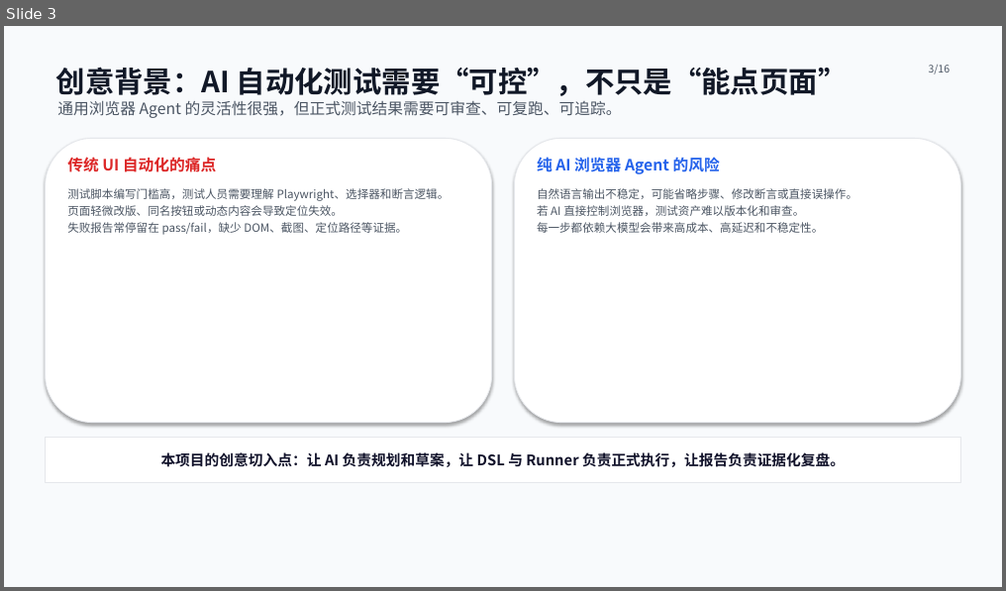
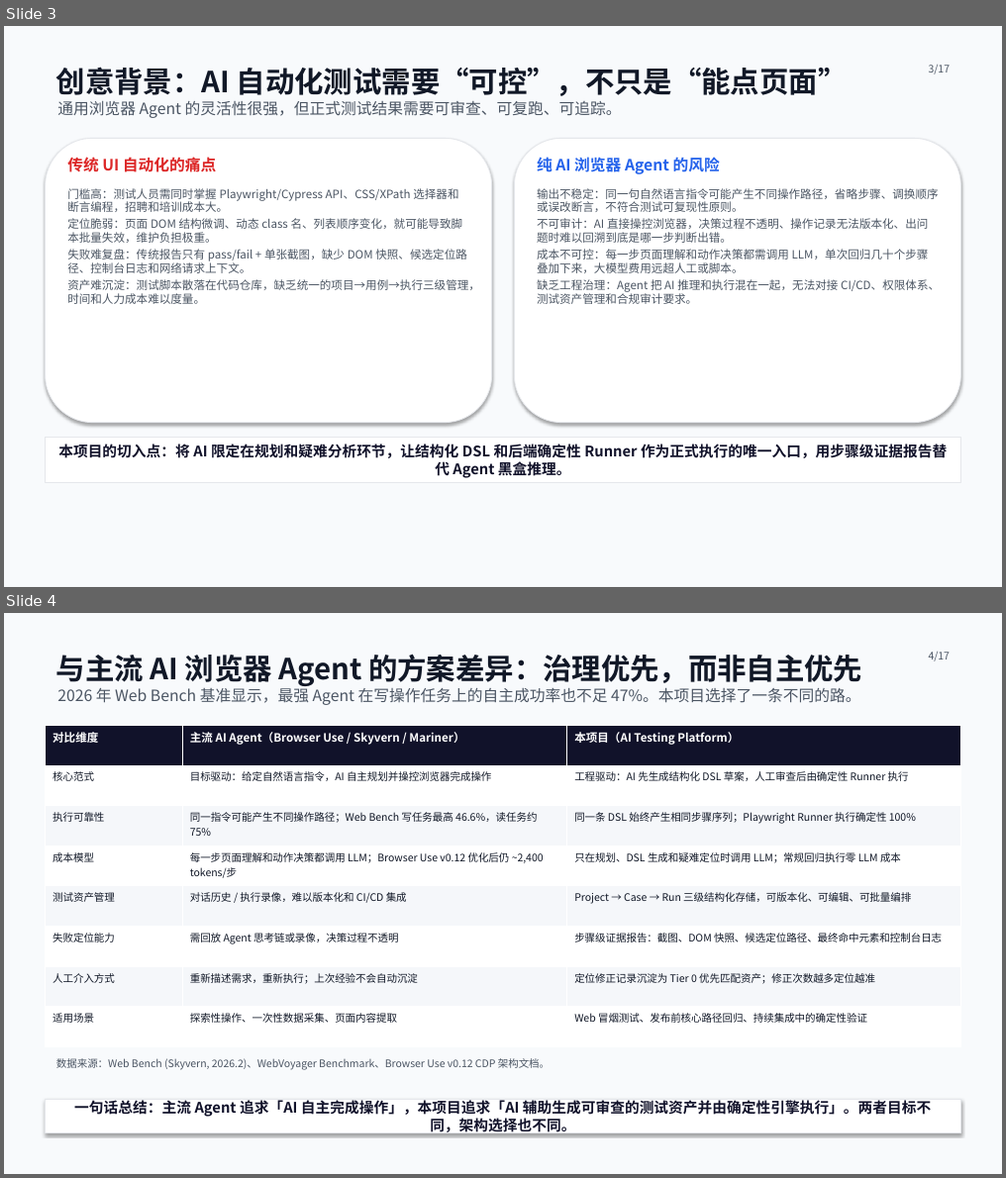
Before and after one commit to Asukadaisiki/AI_Web_Testing, a slide deck: decks/ai-web-testing-review/build/ai-web-testing-v4.pptx. Shown one above the other, each under a label of ours: slide 3 before the commit, slides 3 and 4 after it. The pictures are 1006x591 and 1006x1178 pixels, drawn with LibreOffice and Linux fonts; fonts in the diff are those of the drawing. Boxes give left, top, right and bottom in pixels: in the first picture for what was removed or moved away, otherwise in the second. Text is boxed around its words. In the diff, an @@ line names an element or a change of style, - is before the commit and + after.

```diff
--- a/decks/ai-web-testing-review/build/ai-web-testing-v4.pptx
+++ b/decks/ai-web-testing-review/build/ai-web-testing-v4.pptx
@@ slide 4 added at (x1=4, y1=613, x2=1002, y2=1174), background #FFFFFF @@
@@ rectangle added at (x1=4, y1=613, x2=1002, y2=1174), fill #F8FAFC @@
@@ text added at (x1=56, y1=654, x2=862, y2=686), 28 pt, text #111827, bold @@
+与主流 AI 浏览器 Agent 的方案差异：治理优先，而非自主优先
@@ text added at (x1=929, y1=652, x2=950, y2=662), 10 pt, text #4B5563 @@
+4/17
@@ text added at (x1=57, y1=685, x2=860, y2=705), 15 pt, text #4B5563 @@
+2026 年 Web Bench 基准显示，最强 Agent 在写操作任务上的自主成功率也不足 47%。本项目选择了一条不同的路。
@@ table added at (x1=46, y1=725, x2=960, y2=1048), 8 rows, 3 columns @@
+对比维度 | 主流 AI Agent（Browser Use / Skyvern / Mariner） | 本项目（AI Testing Platform）
+核心范式 | 目标驱动：给定自然语言指令，AI 自主规划并操控浏览器完成操作 | 工程驱动：AI 先生成结构化 DSL 草案，人工审查后由确定性 Runner 执行
+执行可靠性 | 同一指令可能产生不同操作路径；Web Bench 写任务最高 46.6%，读任务约 75% | 同一条 DSL 始终产生相同步骤序列；Playwright Runner 执行确定性 100%
+成本模型 | 每一步页面理解和动作决策都调用 LLM；Browser Use v0.12 优化后仍 ~2,400 tokens/步 | 只在规划、DSL 生成和疑难定位时调用 LLM；常规回归执行零 LLM 成本
+测试资产管理 | 对话历史 / 执行录像，难以版本化和 CI/CD 集成 | Project → Case → Run 三级结构化存储，可版本化、可编辑、可批量编排
+失败定位能力 | 需回放 Agent 思考链或录像，决策过程不透明 | 步骤级证据报告：截图、DOM 快照、候选定位路径、最终命中元素和控制台日志
+人工介入方式 | 重新描述需求，重新执行；上次经验不会自动沉淀 | 定位修正记录沉淀为 Tier 0 优先匹配资产；修正次数越多定位越准
+适用场景 | 探索性操作、一次性数据采集、页面内容提取 | Web 冒烟测试、发布前核心路径回归、持续集成中的确定性验证
@@ text added at (x1=56, y1=1059, x2=549, y2=1070), 10 pt, text #4B5563 @@
+数据来源：Web Bench (Skyvern, 2026.2)、WebVoyager Benchmark、Browser Use v0.12 CDP 架构文档。
@@ rectangle added at (x1=46, y1=1100, x2=960, y2=1134), fill #FFFFFF, outline #E5E7EB 0.8 pt @@
@@ text added at (x1=74, y1=1100, x2=931, y2=1135), 14 pt, text #11122A, bold @@
+一句话总结：主流 Agent 追求「AI 自主完成操作」，本项目追求「AI 辅助生成可审查的测试资产并由确定性引擎执行」。两者目标不同，架构选择也不同。
@@ slide 3 changed as well @@
@@ text at (x1=929, y1=65, x2=950, y2=75): text changed @@
-3/16
+3/17
@@ text at (x1=67, y1=188, x2=480, y2=304): text changed @@
-测试脚本编写门槛高，测试人员需要理解 Playwright、选择器和断言逻辑。
-页面轻微改版、同名按钮或动态内容会导致定位失效。
-失败报告常停留在 pass/fail，缺少 DOM、截图、定位路径等证据。
+门槛高：测试人员需同时掌握 Playwright/Cypress API、CSS/XPath 选择器和断言编程，招聘和培训成本大。
+定位脆弱：页面 DOM 结构微调、动态 class 名、列表顺序变化，就可能导致脚本批量失效，维护负担极重。
+失败难复盘：传统报告只有 pass/fail + 单张截图，缺少 DOM 快照、候选定位路径、控制台日志和网络请求上下文。
+资产难沉淀：测试脚本散落在代码仓库，缺乏统一的项目→用例→执行三级管理，时间和人力成本难以度量。
@@ text at (x1=537, y1=188, x2=940, y2=304): text changed @@
-自然语言输出不稳定，可能省略步骤、修改断言或直接误操作。
-若 AI 直接控制浏览器，测试资产难以版本化和审查。
-每一步都依赖大模型会带来高成本、高延迟和不稳定性。
+输出不稳定：同一句自然语言指令可能产生不同操作路径，省略步骤、调换顺序或误改断言，不符合测试可复现性原则。
+不可审计：AI 直接操控浏览器，决策过程不透明、操作记录无法版本化、出问题时难以回溯到底是哪一步判断出错。
+成本不可控：每一步页面理解和动作决策都需调用 LLM，单次回归几十个步骤叠加下来，大模型费用远超人工或脚本。
+缺乏工程治理：Agent 把 AI 推理和执行混在一起，无法对接 CI/CD、权限体系、测试资产管理和合规审计要求。
@@ text in rectangle at (x1=58, y1=444, x2=946, y2=478): text changed @@
-本项目的创意切入点：让 AI 负责规划和草案，让 DSL 与 Runner 负责正式执行，让报告负责证据化复盘。
+本项目的切入点：将 AI 限定在规划和疑难分析环节，让结构化 DSL 和后端确定性 Runner 作为正式执行的唯一入口，用步骤级证据报告替代 Agent 黑盒推理。
```
Also in this commit, not shown: 15 other slides changed, 2 other files.
